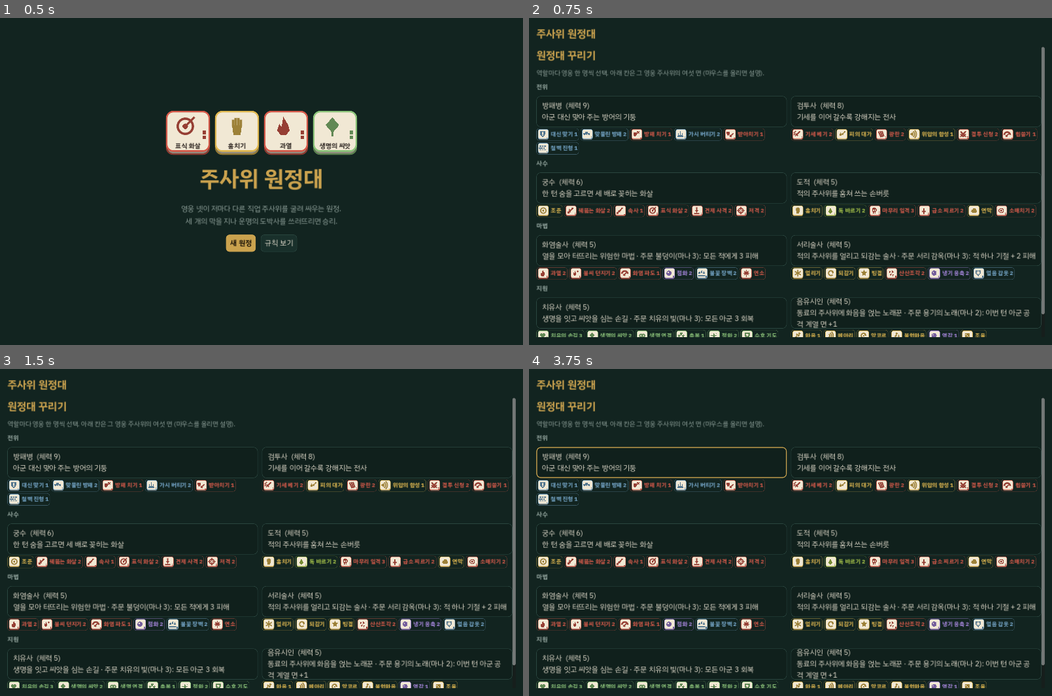
Above: before the commit, frames 1-4 (two rows, left to right).
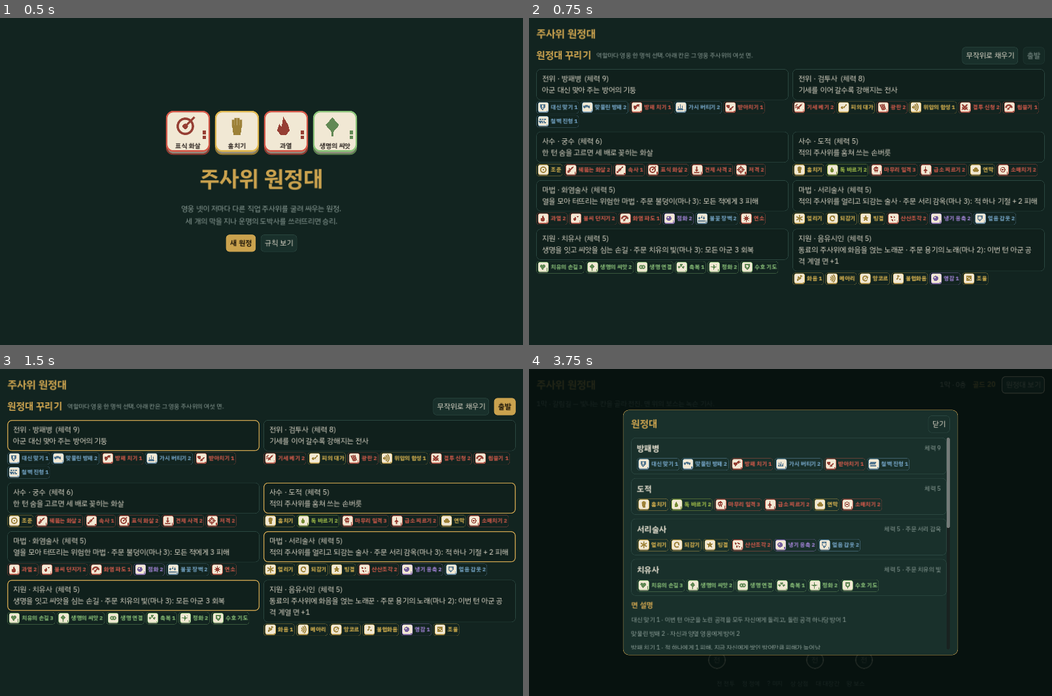
Above: after the commit, the same moments.

Repository: winterjjh/dice-expedition
Game: Godot game, scene res://scenes/main.tscn
The game is run twice, just before and just after one commit, with the same random seed, the same clock (stepped at 60 frames per second) and the same inputs.
Inputs (mouse positions are in pixels of both pictures, inside the frame that each line leads up to):
- Up to frame 1 (0.5 s): no input
- Up to frame 2 (0.75 s): click "새 원정" at 0.5 s
- Up to frame 3 (1.5 s): click (460, 408) at 1.25 s, where only the run after the commit has a clickable "무작위로 채우기"
- Up to frame 4 (3.75 s): click (1036, 408) at 2 s, where only the run after the commit has a clickable "출발"; click (659, 463) at 2.75 s, where only the run before the commit has a clickable "방패병 (체력 9) 아군 대신 맞아 주는 방어의 기둥"; click (1020, 385) at 3.5 s, where only the run after the commit has a clickable "원정대 보기"

Frame 1 is identical in both runs. In frame 2, 22% of the frame differs, in the area x 1-99%, y 8-98%; in frame 3, 23%; in frame 4, 19%.

Commit message:
원정대 꾸리기 버튼을 항상 보이게 하고 시험용 단축키 추가
Co-Authored-By: Claude Fable 5.2 <noreply@anthropic.com>
Claude-Session: https://claude.ai/code/session_01PHPnufLvko6oz1SPBajzWi

Diff:
--- a/scripts/ui/main.gd
+++ b/scripts/ui/main.gd
@@ -73,6 +73,15 @@
 	show_title()
 
 
+func _unhandled_key_input(event: InputEvent) -> void:
+	# test shortcut: F9 starts a fight with a random party, F10 a boss fight
+	if event is InputEventKey and event.pressed and not event.echo and event.keycode in [KEY_F9, KEY_F10]:
+		show_party_select()
+		_random_party()
+		_start_run()
+		start_fight("boss" if event.keycode == KEY_F10 else "fight")
+
+
 # =============== theme & widget helpers ===============
 
 func sb(bg: Color, border: Color, radius := 8, bw := 1, pad := 10) -> StyleBoxFlat:
@@ -374,22 +383,21 @@
 func _draw_party_select() -> void:
 	clear_screen()
 	top_bar()
+	var head := hb(root, 12)
+	lbl(head, "원정대 꾸리기", 24, C_BRASS, true)
+	lbl(head, "역할마다 영웅 한 명씩 선택. 아래 칸은 그 영웅 주사위의 여섯 면.", 15, C_MUTED, false, true)
+	btn(head, "무작위로 채우기", _random_party)
+	btn(head, "출발", _start_run, true, party_choice.size() < Data.ROLES.size())
 	var area := scroll_area(root)
-	lbl(area, "원정대 꾸리기", 26, C_BRASS, true)
-	lbl(area, "역할마다 영웅 한 명씩 선택. 아래 칸은 그 영웅 주사위의 여섯 면 (마우스를 올리면 설명).", 16, C_MUTED, false, true)
 	for role in Data.ROLES:
-		lbl(area, role["name"], 15, C_MUTED, true)
 		var row := hb(area, 10)
 		for k in role["opts"]:
 			var cls: Dictionary = Data.classes[k]
 			var on: bool = party_choice.get(role["key"], "") == k
 			var col := vb(row, 4)
 			col.size_flags_horizontal = Control.SIZE_EXPAND_FILL
-			choice(col, "%s  (체력 %d)" % [cls["name"], cls["hp"]], cls["desc"] + _spell_note(cls), _pick_class.bind(role["key"], k), false, on)
+			choice(col, "%s · %s  (체력 %d)" % [role["name"], cls["name"], cls["hp"]], cls["desc"] + _spell_note(cls), _pick_class.bind(role["key"], k), false, on)
 			face_row(col, Data.make_hero(k))
-	var act := hb(area, 10)
-	btn(act, "무작위로 채우기", _random_party)
-	btn(act, "출발", _start_run, true, party_choice.size() < Data.ROLES.size())
 
 
 func _spell_note(cls: Dictionary) -> String:
